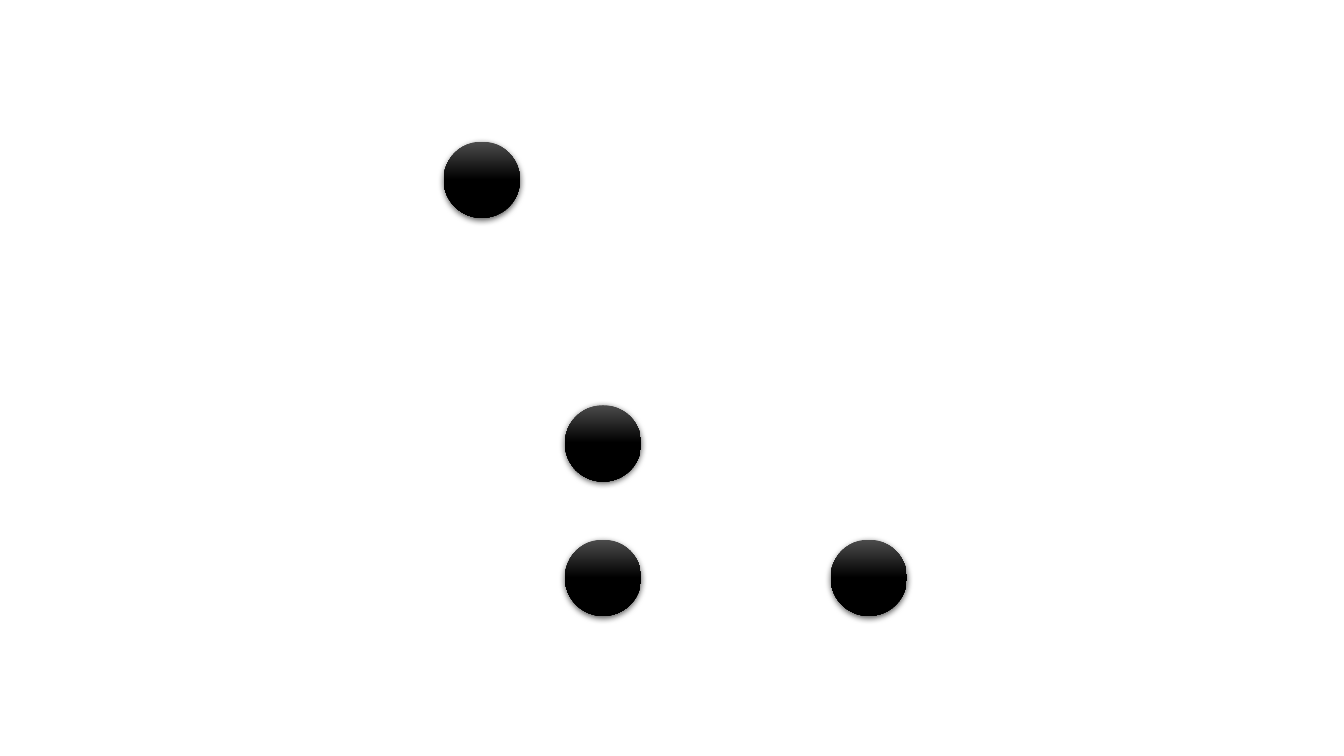
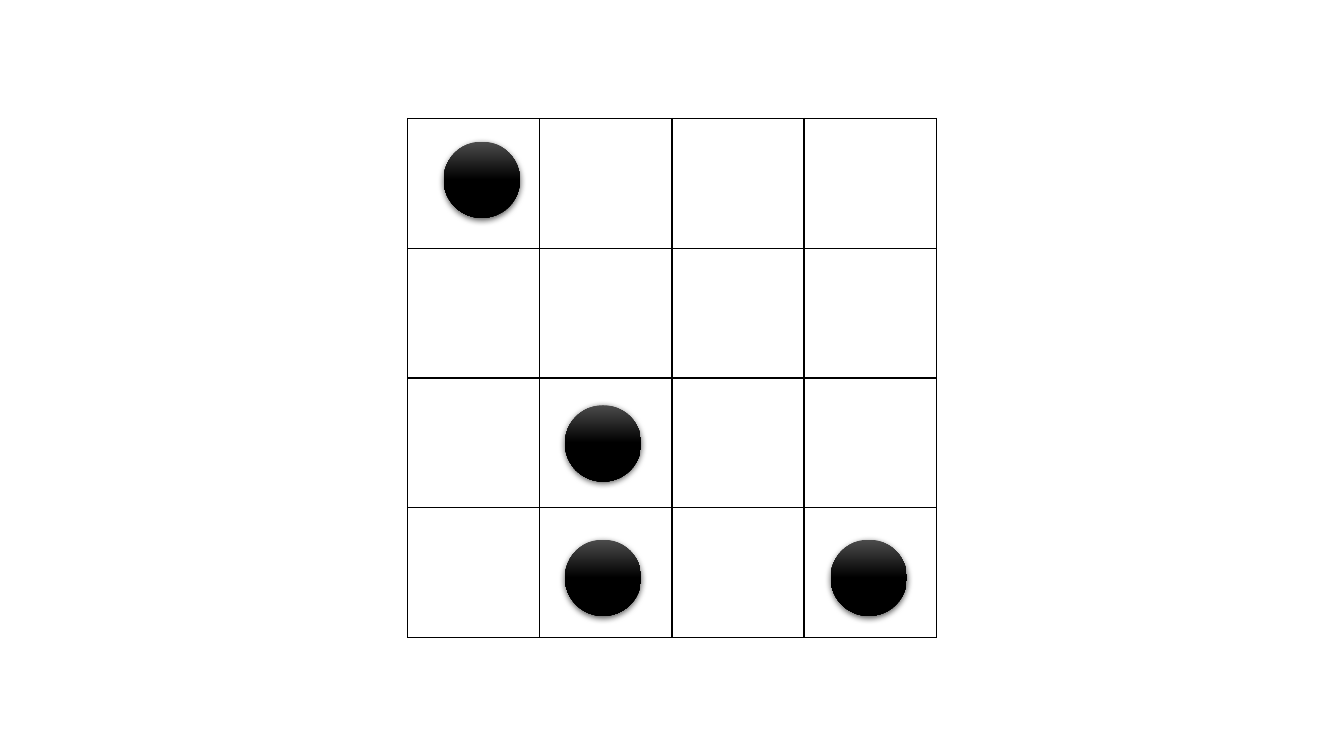
Before and after one commit to huangxz98/shixinshiyan, a slide deck: slide 15 of 黑点/黑点图片.pptx. Drawn at 1344x756 pixels with LibreOffice and Linux fonts; fonts in the diff are those of the drawing. Boxes give left, top, right and bottom in pixels: in the first picture for what was removed or moved away, otherwise in the second. Text is boxed around its words. In the diff, an @@ line names an element or a change of style, - is before the commit and + after.

```diff
--- a/黑点/黑点图片.pptx
+++ b/黑点/黑点图片.pptx
@@ table added at (407, 118, 936, 637), 4 rows, 4 columns @@
+ |  |  | 
+ |  |  | 
+ |  |  | 
+ |  |  | 
```
Also in this commit, not shown: 17 other slides changed, 21 other files.
